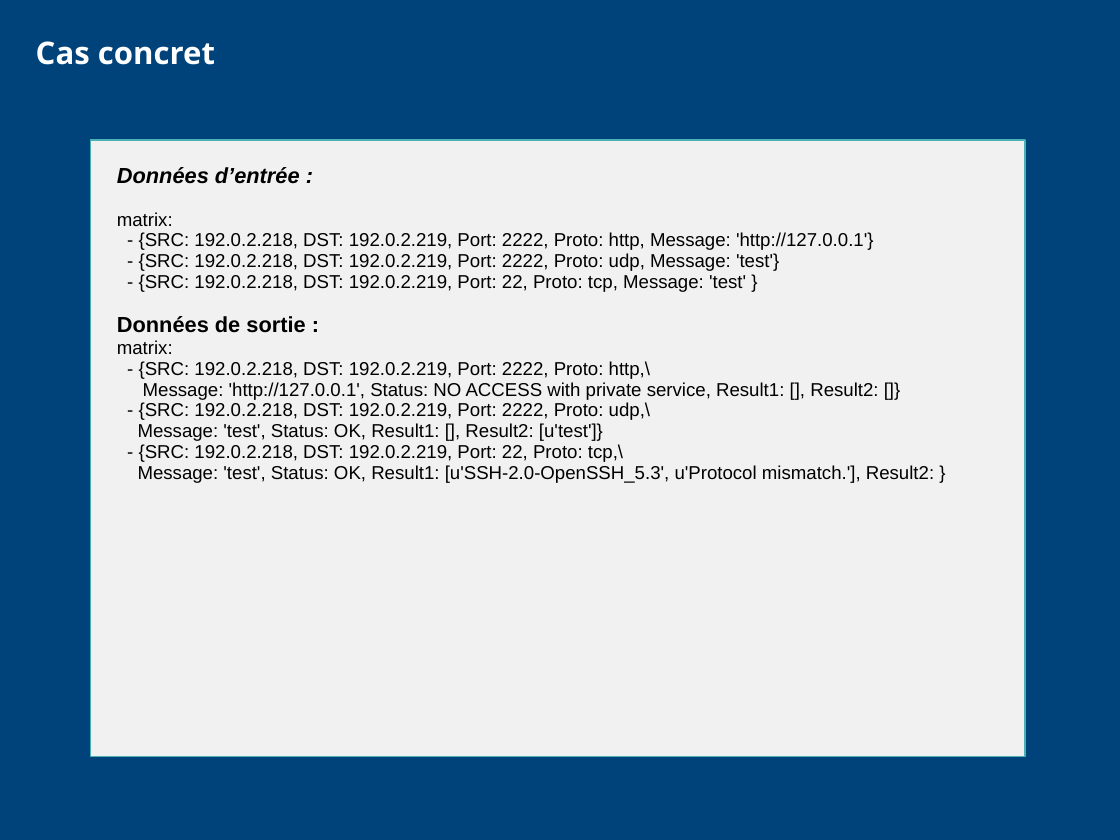
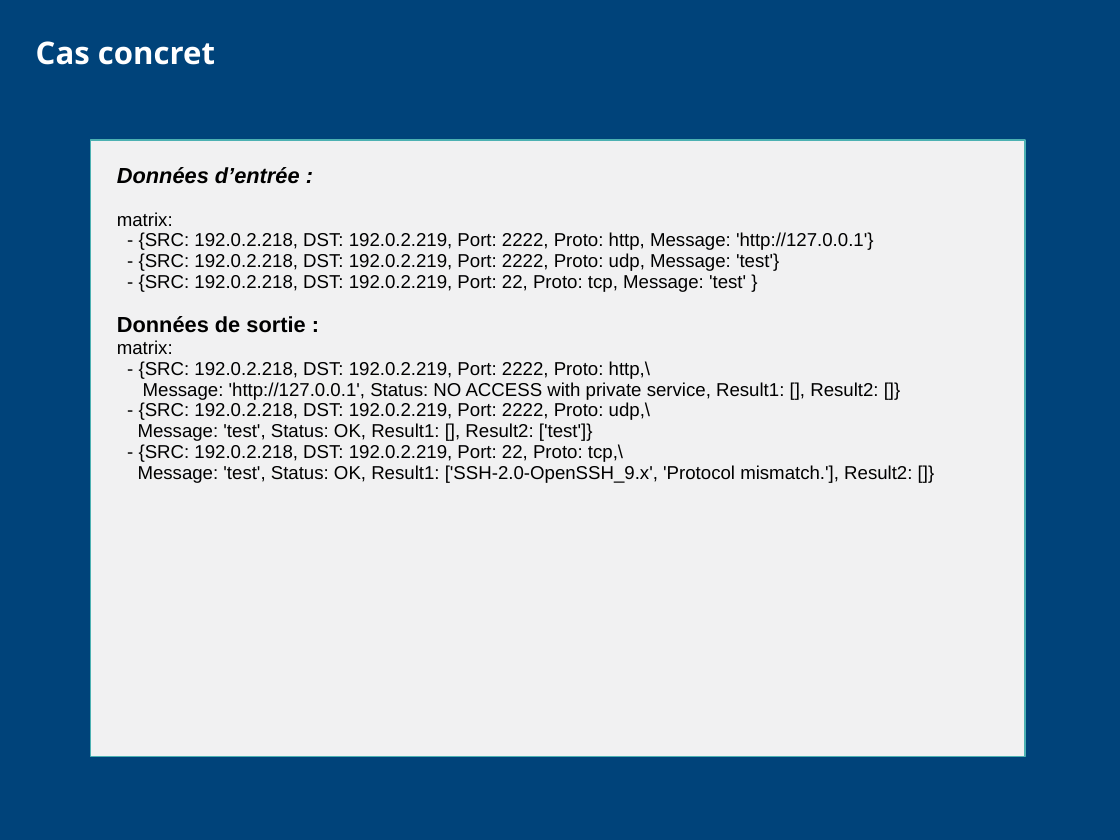
Before and after one commit to CCoupel/ansible-training, a slide deck: slide 187 of Ansible Training.pptx. Drawn at 1120x840 pixels with LibreOffice and Linux fonts; fonts in the diff are those of the drawing; background and template pictures are left out. Boxes give left, top, right and bottom in pixels: in the first picture for what was removed or moved away, otherwise in the second. Text is boxed around its words. In the diff, an @@ line names an element or a change of style, - is before the commit and + after.

```diff
--- a/Ansible Training.pptx
+++ b/Ansible Training.pptx
@@ text at [138,423,593,441]: text changed @@
-Message: 'test', Status: OK, Result1: [], Result2: [u'test']}
+Message: 'test', Status: OK, Result1: [], Result2: ['test']}
@@ text at [138,465,912,483]: text changed @@
-Message: 'test', Status: OK, Result1: [u'SSH-2.0-OpenSSH_5.3', u'Protocol mismatch.'], Result2: }
+Message: 'test', Status: OK, Result1: ['SSH-2.0-OpenSSH_9.x', 'Protocol mismatch.'], Result2: []}
```
Also in this commit, not shown: 4 other slides changed.
